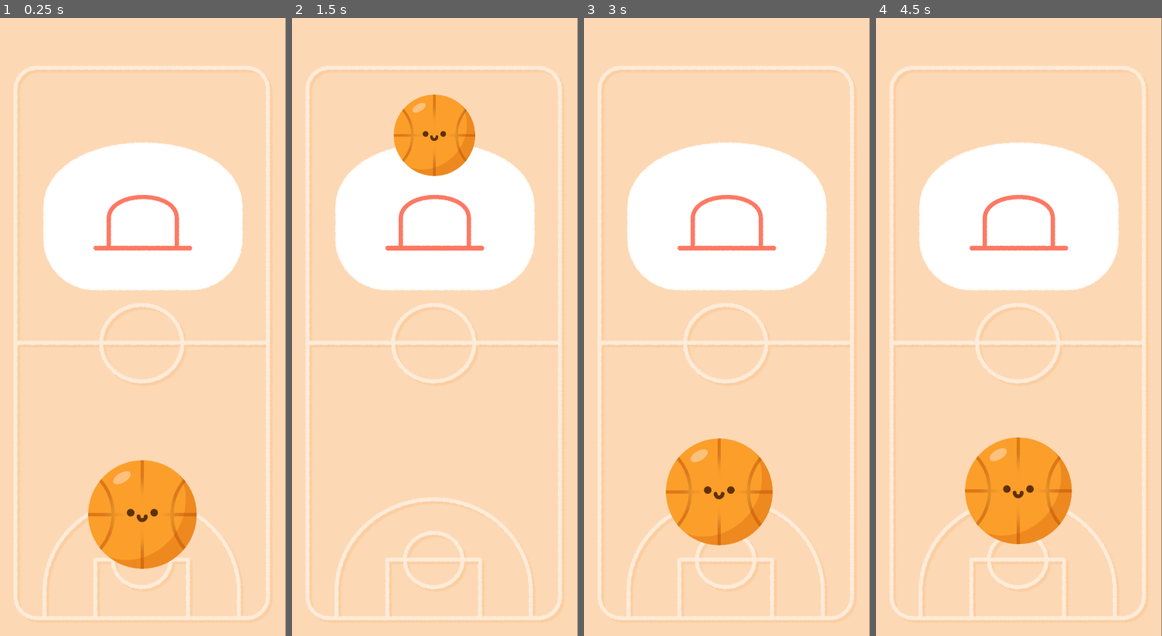
Above: before the commit, frames 1-4 (left to right).
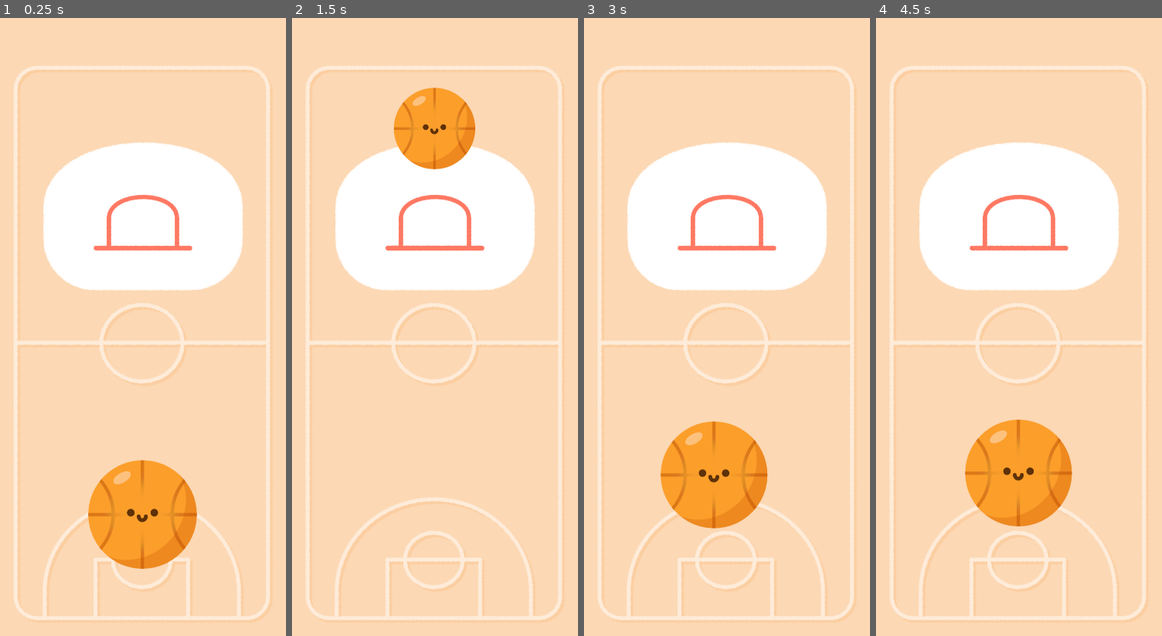
Above: after the commit, the same moments.

Repository: rIIh/basket_ball_game_godot
Game: Godot game, scene res://scenes/main.tscn
Two runs of this game, one before a commit and one after it. Both use one fixed random seed, a clock stepped at 60 frames per second and the inputs below.
Inputs (mouse positions are in pixels of both pictures, inside the frame that each line leads up to):
- Up to frame 1 (0.25 s): no input
- Up to frame 2 (1.5 s): tap Enter at 0.5 s; drag from (435, 512) to (435, 79) at 0.52 s; drag from (377, 357) to (435, 79) at 1.27 s
- Up to frame 3 (3 s): move the mouse to (755, 191) at 2.02 s; click (755, 191) at 2.17 s; tap Space at 2.75 s; drag from (727, 512) to (641, 234) at 2.77 s
- Up to frame 4 (4.5 s): move the mouse to (1104, 419) at 3.52 s; click (1104, 419) at 3.67 s; tap Enter at 4.25 s; drag from (1019, 512) to (1019, 79) at 4.27 s

The runs differ from the first frame. In frame 1, 0.3% of the frame differs, in the area x 30-100%, y 0-100%; in frame 2, 1.4%; in frame 3, 3.3%, in the area x 26-100%, y 0-100%; in frame 4, 3.2%.

Commit message:
feat: add viewport responsiveness, fix physics

Diff:
--- a/prefabs/background.tscn
+++ b/prefabs/background.tscn
@@ -1,6 +1,20 @@
-[gd_scene load_steps=8 format=3 uid="uid://uyst81mwfgux"]
+[gd_scene load_steps=9 format=3 uid="uid://uyst81mwfgux"]
 
 [ext_resource type="Texture2D" uid="uid://d4lyamwet4wwo" path="res://assets/border.png" id="1_ixbso"]
+
+[sub_resource type="GDScript" id="GDScript_w8i3a"]
+script/source = "extends ColorRect
+
+
+# Called every frame. 'delta' is the elapsed time since the previous frame.
+func _process(delta):
+	var viewport = get_viewport_rect()
+	var size = viewport.size
+
+	self.position = Vector2((1170 - viewport.size.x) / 2, (2532 - viewport.size.y) / 2);
+	self.size = size;
+	self.mouse_filter = Control.MOUSE_FILTER_IGNORE
+"
 
 [sub_resource type="VisualShaderNodeTexture" id="13"]
 output_port_for_preview = 0
@@ -97,6 +111,7 @@
 offset_bottom = 2532.0
 mouse_filter = 2
 color = Color(0.988235, 0.847059, 0.705882, 1)
+script = SubResource("GDScript_w8i3a")
 
 [node name="Border" type="Sprite2D" parent="."]
 material = SubResource("9")
--- a/prefabs/ball_body.tscn
+++ b/prefabs/ball_body.tscn
@@ -9,6 +9,7 @@
 [node name="ball_body" type="RigidBody2D"]
 input_pickable = true
 gravity_scale = 10.0
+continuous_cd = 2
 freeze = true
 freeze_mode = 1
 script = ExtResource("1_idcuu")
--- a/prefabs/basket.tscn
+++ b/prefabs/basket.tscn
@@ -4,11 +4,9 @@
 [ext_resource type="Script" path="res://scripts/basket.gd" id="2_o4511"]
 [ext_resource type="Texture2D" uid="uid://bfymc71dgnkqb" path="res://assets/ring.png" id="3_4glpe"]
 
-[sub_resource type="RectangleShape2D" id="16"]
-size = Vector2(24, 23)
+[sub_resource type="CircleShape2D" id="CircleShape2D_prddx"]
 
-[sub_resource type="RectangleShape2D" id="17"]
-size = Vector2(23, 23)
+[sub_resource type="CircleShape2D" id="CircleShape2D_guu8o"]
 
 [node name="basket" type="Sprite2D"]
 position = Vector2(2.08165e-12, 2.08165e-12)
@@ -28,10 +26,10 @@
 
 [node name="left_collider" type="CollisionShape2D" parent="ring"]
 position = Vector2(-191, 130.7)
-shape = SubResource("16")
+shape = SubResource("CircleShape2D_prddx")
 disabled = true
 
 [node name="right_collider" type="CollisionShape2D" parent="ring"]
 position = Vector2(193, 131.2)
-shape = SubResource("17")
+shape = SubResource("CircleShape2D_guu8o")
 disabled = true
--- a/project.godot
+++ b/project.godot
@@ -19,6 +19,7 @@
 
 window/size/viewport_width=1170
 window/size/viewport_height=2532
+window/size/initial_position=Vector2i(-1, 1)
 window/size/window_width_override=585
 window/size/window_height_override=1266
 window/handheld/orientation=1
@@ -35,6 +36,7 @@
 
 [physics]
 
+common/physics_ticks_per_second=240
 common/enable_pause_aware_picking=true
 
 [rendering]
--- a/scenes/main.tscn
+++ b/scenes/main.tscn
@@ -6,8 +6,41 @@
 [ext_resource type="PackedScene" uid="uid://bpphjnasqa8pq" path="res://prefabs/ball_body.tscn" id="3_64ghb"]
 [ext_resource type="Script" path="res://scripts/center_camera.gd" id="5_ppjvj"]
 
+[sub_resource type="GDScript" id="GDScript_c8f6o"]
+script/source = "extends Area2D
+
+@export var distance: float = 300;
+
+@onready
+var prev_size = get_viewport_rect().size
+
+
+func _process(delta):
+	var viewport = get_viewport_rect()
+	var size = get_viewport_rect().size;
+	var offset = Vector2((1170 - viewport.size.x) / 2, (2532 - viewport.size.y) / 2);
+	if prev_size != size:
+		$left.position.x = -distance + offset.x;
+		$right.position.x = size.x + distance  + offset.x;
+		$bottom.position.y = size.y + distance + offset.y;
+
+		prev_size = size;
+"
+
+[sub_resource type="WorldBoundaryShape2D" id="WorldBoundaryShape2D_51bqd"]
+normal = Vector2(-1, 2.08165e-12)
+distance = 0.01
+
+[sub_resource type="WorldBoundaryShape2D" id="WorldBoundaryShape2D_nqnjf"]
+normal = Vector2(1, 2.08165e-12)
+distance = 0.01
+
+[sub_resource type="WorldBoundaryShape2D" id="WorldBoundaryShape2D_xbv1c"]
+normal = Vector2(2.08165e-12, -1)
+distance = 0.01
+
 [sub_resource type="RectangleShape2D" id="RectangleShape2D_0k6k2"]
-size = Vector2(1170, 492)
+size = Vector2(1170, 572)
 
 [node name="main" type="Node2D"]
 script = ExtResource("1_kc5ag")
@@ -26,14 +59,25 @@
 
 [node name="out_area" type="Area2D" parent="."]
 input_pickable = false
+script = SubResource("GDScript_c8f6o")
+distance = 600.0
 
-[node name="CollisionPolygon2D" type="CollisionPolygon2D" parent="out_area"]
-polygon = PackedVector2Array(-672, -440, -614, 3165, 1866, 3228, 1823, -852, 2510, -806, 2444, 4251, -1207, 4118, -1260, -547)
+[node name="right" type="CollisionShape2D" parent="out_area"]
+position = Vector2(1600, 2.08165e-12)
+shape = SubResource("WorldBoundaryShape2D_51bqd")
+
+[node name="left" type="CollisionShape2D" parent="out_area"]
+position = Vector2(-600, 2.08165e-12)
+shape = SubResource("WorldBoundaryShape2D_nqnjf")
+
+[node name="bottom" type="CollisionShape2D" parent="out_area"]
+position = Vector2(2.08165e-12, 3000)
+shape = SubResource("WorldBoundaryShape2D_xbv1c")
 
 [node name="basket_enable_area" type="Area2D" parent="."]
 
 [node name="CollisionShape2D" type="CollisionShape2D" parent="basket_enable_area"]
-position = Vector2(585, 246)
+position = Vector2(585, 286)
 shape = SubResource("RectangleShape2D_0k6k2")
 
 [node name="Camera2D" type="Camera2D" parent="."]
--- a/scenes/mouse_test.tscn
+++ b/scenes/mouse_test.tscn
@@ -6,13 +6,9 @@
 
 func _on_mouse_entered():
 	$ColorRect.color = Color.DARK_GREEN;
-	pass # Replace with function body.
-
 
 func _on_mouse_exited():
 	$ColorRect.color = Color.DARK_RED;
-
-	pass # Replace with function body.
 "
 
 [sub_resource type="RectangleShape2D" id="RectangleShape2D_7msf0"]
--- a/scripts/ball_body.gd
+++ b/scripts/ball_body.gd
@@ -15,7 +15,6 @@
 var initial_collider_size = $collider.scale
 
 
-# Called every frame. 'delta' is the elapsed time since the previous frame.
 func _process(delta):
 	if visible and not freeze:
 		flying_time += delta;
--- a/scripts/center_camera.gd
+++ b/scripts/center_camera.gd
@@ -1,8 +1,6 @@
 extends Camera2D
 
 
-# Called every frame. 'delta' is the elapsed time since the previous frame.
 func _process(delta):
 	var viewport = get_viewport_rect()
-	print(viewport.size)
-	#offset = viewport.size / 2;
+	position = Vector2((1170 - viewport.size.x) / 2, (2532 - viewport.size.y) / 2);
--- a/scripts/main.gd
+++ b/scripts/main.gd
@@ -50,6 +50,7 @@
 
 
 func _on_out_area_body_entered(body):
+	print('respawning on world border')
 	_respawn(body);
 
 func _respawn(ball: Node):
Not shown: 1 places in scenes/main.tscn that only renumber resources
